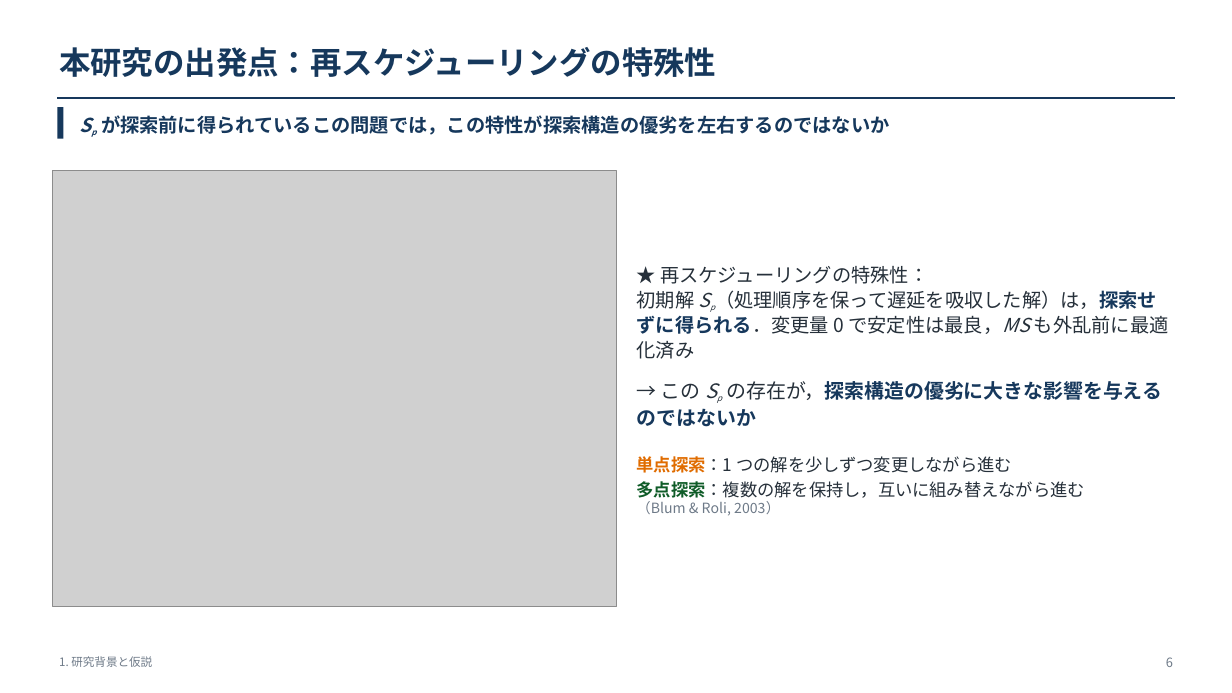
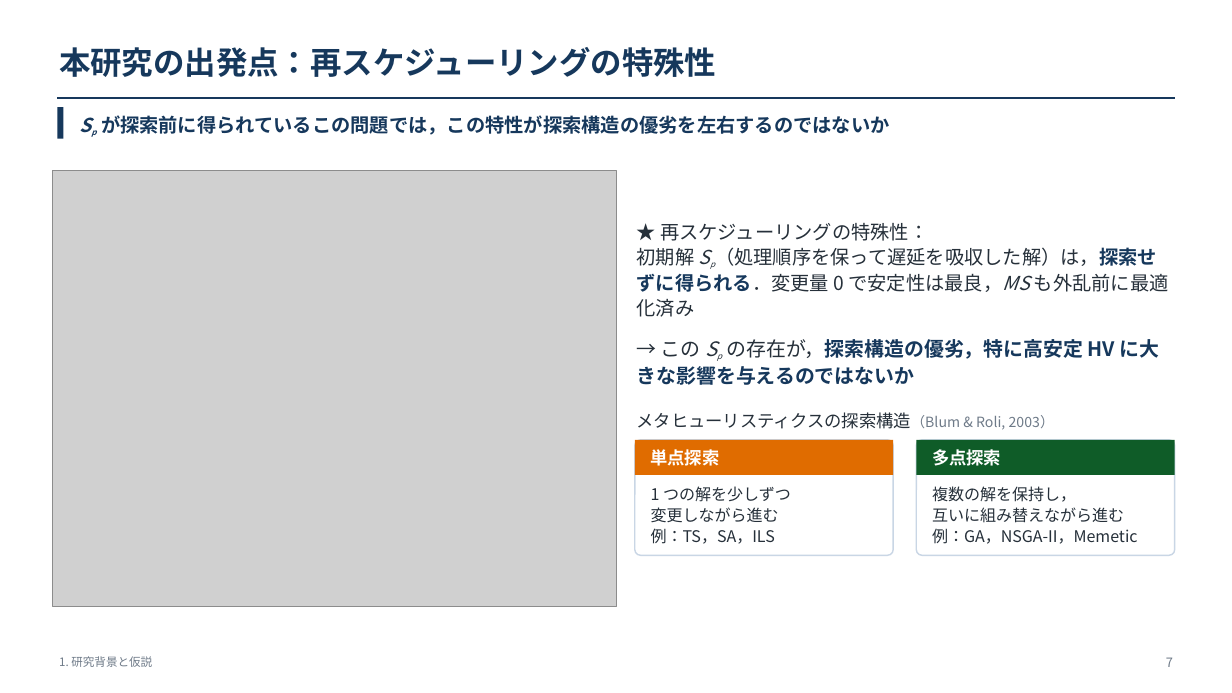
Before and after one commit to kitotakumi/stability_scheduling, a slide deck: slide 7 of doc/presentation_materials/JIMA2026fall_発表.pptx (slide 6 before the commit). Drawn at 1232x693 pixels with LibreOffice and Linux fonts; fonts in the diff are those of the drawing; grey boxes stand for pictures. Boxes give left, top, right and bottom in pixels: in the first picture for what was removed or moved away, otherwise in the second. Text is boxed around its words. In the diff, an @@ line names an element or a change of style, - is before the commit and + after.

```diff
--- a/doc/presentation_materials/JIMA2026fall_発表.pptx
+++ b/doc/presentation_materials/JIMA2026fall_発表.pptx
@@ text "★ 再スケジューリングの特殊性： 初期解 Sp（処理順序を保って遅延を吸収した解）は，探索せずに得られる．変更量 0 ..." at [637,223,1169,385]: vertical alignment middle to bottom @@
@@ text at [637,339,1159,385]: text changed; size 13.5 to 15.5 pt; text colour #26303A to #16385C; bold on @@
-→ この Sp の存在が，探索構造の優劣に大きな影響を与えるのではないか
-単点探索：1 つの解を少しずつ変更しながら進む
-多点探索：複数の解を保持し，互いに組み替えながら進む
-（Blum & Roli, 2003）
+→ この Sp の存在が，探索構造の優劣，特に高安定 HV に大きな影響を与えるのではないか
@@ text added at [637,412,1055,430], 13.5 pt, text #26303A @@
+メタヒューリスティクスの探索構造（Blum & Roli, 2003）
@@ rounded rectangle added at [635,440,894,555], fill #FFFFFF, outline #C9D6E5 1.1 pt @@
@@ rectangle added at [635,440,894,475], fill #E06C00 @@
@@ text added at [651,449,720,466], 13.5 pt, text #FFFFFF, bold @@
+単点探索
@@ rounded rectangle added at [917,440,1176,555], fill #FFFFFF, outline #C9D6E5 1.1 pt @@
@@ rectangle added at [917,440,1176,475], fill #0F5C28 @@
@@ text added at [932,449,1001,466], 13.5 pt, text #FFFFFF, bold @@
+多点探索
@@ text added at [651,486,791,544], 12.5 pt, text #26303A @@
+1 つの解を少しずつ
+変更しながら進む
+例：TS，SA，ILS
@@ text added at [932,486,1138,544], 12.5 pt, text #26303A @@
+複数の解を保持し，
+互いに組み替えながら進む
+例：GA，NSGA-II，Memetic
@@ text at [1166,657,1173,667]: text changed @@
-6
+7
```
Also in this commit, not shown: 27 other slides changed, 3 slides added, 12 other files.
